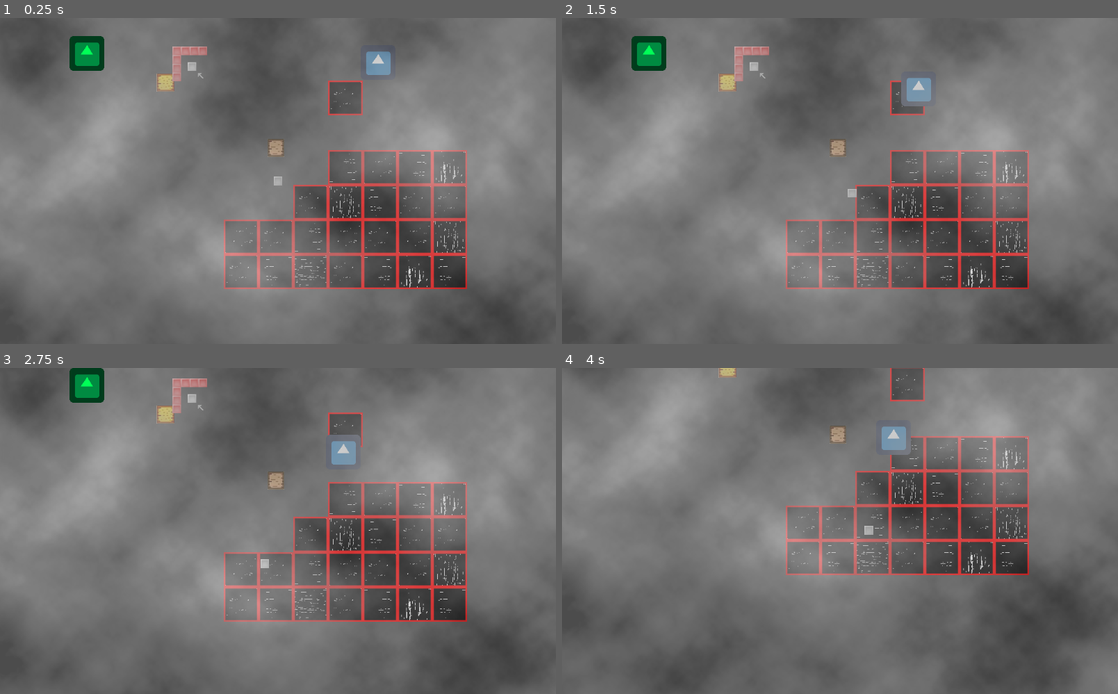
Above: before the commit, frames 1-4 (two rows, left to right).
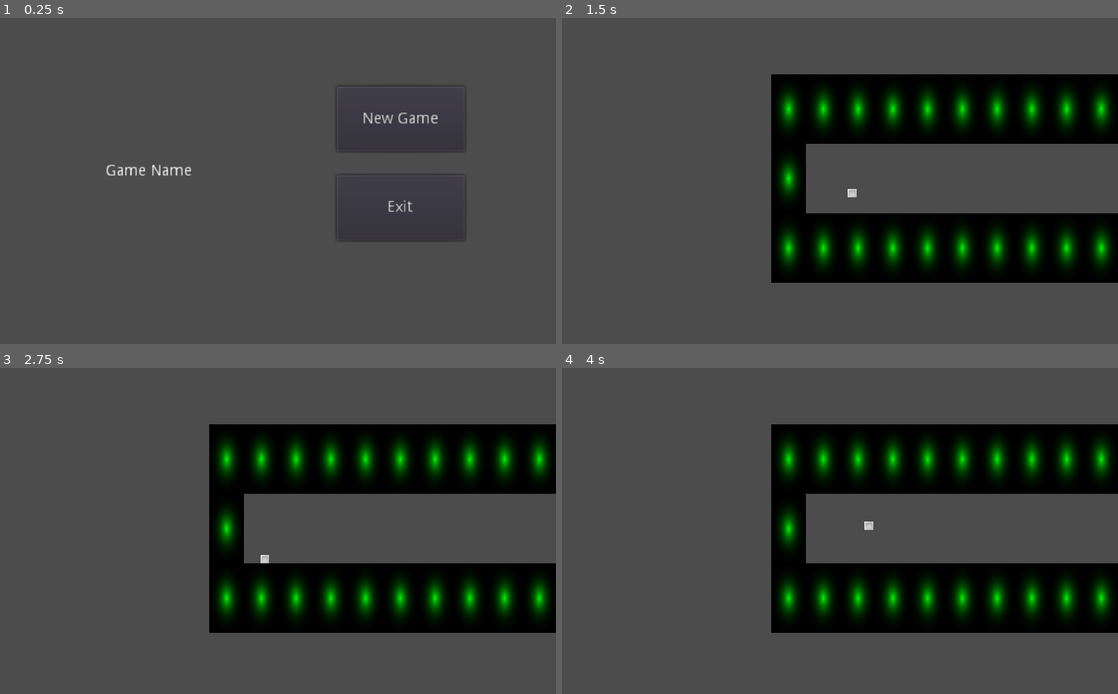
Above: after the commit, the same moments.

Repository: Screen-Punch/intd450
Game: Godot game, scene res://Levels/Main Menu.tscn
The game is run twice, just before and just after one commit, with the same random seed, the same clock (stepped at 60 frames per second) and the same inputs. Before the commit the project starts from res://Scenes/colworld.tscn. The engine's default icon, where the game draws it, is replaced by a stand-in: a white triangle on a blue panel in a dark square.
Inputs (mouse positions are in pixels of both pictures, inside the frame that each line leads up to):
- Up to frame 1 (0.25 s): no input
- Up to frame 2 (1.5 s): click (962, 119) at 0.5 s, where only the run after the commit has a clickable "New Game"; hold Right (move_right) from 1.28 s (still down); hold Down (move_bottom) from 1.28 s (still down)
- Up to frame 3 (2.75 s): release Right (move_right) at 2.03 s; release Down (move_bottom) at 2.03 s; hold Left (move_left) from 2.03 s (still down); tap Down (move_bottom) at 2.1 s
- Up to frame 4 (4 s): release Left (move_left) at 2.78 s; hold Right (move_right) 2.78-3.53 s; hold Down (move_bottom) 2.78-3.53 s; hold Up (move_up) from 3.53 s (still down); tap Down (move_bottom) at 3.6 s

The runs differ from the first frame. In frame 1, 75% of the frame differs, in the area x 0-100%, y 0-100%; in frame 2, 82%; in frame 3, 80%; in frame 4, 76%.
Error before the commit: Parse Error: Parse error: Spaces used before tabs on a line (res://Scripts/Mirror.gd:11)

Commit message:
Nav2D based movement for the monster

Diff:
--- a/Levels/Level1-1.tscn
+++ b/Levels/Level1-1.tscn
@@ -24,7 +24,7 @@
 collision_mask = 1
 occluder_light_mask = 1
 format = 1
-tile_data = PoolIntArray( -131080, 6, 0, -131079, 6, 0, -131 …(212 unchanged characters)… 0, 6, 0, -196599, 6, 0, -196598, 6, 0, -196597, 6, 0, -196596, 6, 0, -196595, 6, 0, -196594, 6, 0, -196593, 6, 0, -8, 6, 0, -65521, 6, 0, 131064, 6, 0, 131065, 6, 0, 131066, 6, 0, 131067, 6, 0, 131068, 6, 0, 131069, 6, 0, 131070, 6, 0, 131071, 6, 0, 65536, 6, 0, 65537, 6, 0, 65538, 6, 0, 65539, 6, 0, 65540, 6, 0, 65541, 6, 0, 65542, 6, 0, 65543, 6, 0, 65544, 6, 0, 65545, 6, 0, 65546, 6, 0, 65547, 6, 0, 65548, 6, 0, 65549, 6, 0, 65550, 6, 0, 65551, 6, 0 )
+tile_data = PoolIntArray( -131080, 6, 0, -131079, 6, 0, -131 …(212 unchanged characters)… 0, 6, 0, -196599, 6, 0, -196598, 6, 0, -8, 6, 0, -65526, 6, 0, 131064, 6, 0, 131065, 6, 0, 131066, 6, 0, 131067, 6, 0, 131068, 6, 0, 131069, 6, 0, 131070, 6, 0, 131071, 6, 0, 65536, 6, 0, 65537, 6, 0, 65538, 6, 0, 65539, 6, 0, 65540, 6, 0, 65541, 6, 0, 65542, 6, 0, 65543, 6, 0, 65544, 6, 0, 65545, 6, 0, 65546, 6, 0 )
 __meta__ = {
 "_edit_lock_": true
 }
@@ -35,7 +35,7 @@
 
 [node name="next_W" parent="." index="2" instance=ExtResource( 3 )]
 
-position = Vector2( 911.919, 18.4797 )
+position = Vector2( 577.266, -4.64673 )
 next_world = "res://Levels/Level1-2.tscn"
 
 [node name="Label" type="Label" parent="." index="3"]
--- a/Levels/Level1-3.tscn
+++ b/Levels/Level1-3.tscn
@@ -1,9 +1,16 @@
-[gd_scene load_steps=5 format=2]
+[gd_scene load_steps=7 format=2]
 
 [ext_resource path="res://Scenes/tileset1.tres" type="TileSet" id=1]
 [ext_resource path="res://Scenes/player.tscn" type="PackedScene" id=2]
 [ext_resource path="res://Scenes/next_W.tscn" type="PackedScene" id=3]
-[ext_resource path="res://Scenes/Monster.tscn" type="PackedScene" id=4]
+[ext_resource path="res://Scenes/Nav2D.tscn" type="PackedScene" id=4]
+[ext_resource path="res://Scenes/Monster.tscn" type="PackedScene" id=5]
+
+[sub_resource type="NavigationPolygon" id=1]
+
+vertices = PoolVector2Array( 364.568, 55.931, -533.282, 55.931, -527.84, -76.0257, 495.164, -70.5842, 495.164, 179.725, 364.568, 181.086, 685.617, 183.807, 689.698, 307.601, -527.84, 310.322, -527.84, 181.086 )
+polygons = [ PoolIntArray( 0, 1, 2, 3 ), PoolIntArray( 0, 3, 4, 5 ), PoolIntArray( 4, 6, 7, 8, 5 ), PoolIntArray( 5, 8, 9 ) ]
+outlines = [ PoolVector2Array( 495.164, -70.5842, 495.164, 179.725, 685.617, 183.807, 689.698, 307.601, -527.84, 310.322, -527.84, 181.086, 364.568, 181.086, 364.568, 55.931, -533.282, 55.931, -527.84, -76.0257 ) ]
 
 [node name="Level1-3" type="Node2D"]
 
@@ -63,6 +70,14 @@
 max_lines_visible = -1
 _sections_unfolded = [ "Rect", "Visibility" ]
 
-[node name="Monster" parent="." index="4" instance=ExtResource( 4 )]
+[node name="Nav2D" parent="." index="4" instance=ExtResource( 4 )]
+
+[node name="NavigationPolygonInstance" type="NavigationPolygonInstance" parent="Nav2D" index="0"]
+
+position = Vector2( 529.043, -502.385 )
+navpoly = SubResource( 1 )
+enabled = true
+
+[node name="Monster" parent="Nav2D" index="1" instance=ExtResource( 5 )]
 
 position = Vector2( 60.1268, -509.408 )
--- a/Levels/Level1-4.tscn
+++ b/Levels/Level1-4.tscn
@@ -1,12 +1,19 @@
-[gd_scene load_steps=6 format=2]
+[gd_scene load_steps=8 format=2]
 
 [ext_resource path="res://Scenes/tileset1.tres" type="TileSet" id=1]
-[ext_resource path="res://Scenes/Monster.tscn" type="PackedScene" id=2]
-[ext_resource path="res://Scenes/player.tscn" type="PackedScene" id=3]
-[ext_resource path="res://Scenes/Mirror.tscn" type="PackedScene" id=4]
-[ext_resource path="res://Scenes/next_W.tscn" type="PackedScene" id=5]
+[ext_resource path="res://Scenes/player.tscn" type="PackedScene" id=2]
+[ext_resource path="res://Scenes/Mirror.tscn" type="PackedScene" id=3]
+[ext_resource path="res://Scenes/next_W.tscn" type="PackedScene" id=4]
+[ext_resource path="res://Scenes/Nav2D.tscn" type="PackedScene" id=5]
+[ext_resource path="res://Scenes/Monster.tscn" type="PackedScene" id=6]
 
-[node name="Level1-4" type="Node2D"]
+[sub_resource type="NavigationPolygon" id=1]
+
+vertices = PoolVector2Array( 192.9, 61.6497, -448.653, 64.9738, -446.437, -62.4505, 320.324, -69.0987, 321.432, 193.506, 642.763, -190.983, 767.971, -192.091, 761.323, 313.174, 643.871, 192.398, 194.008, 316.498, 191.792, 62.7577 )
+polygons = [ PoolIntArray( 0, 1, 2, 3 ), PoolIntArray( 0, 3, 4 ), PoolIntArray( 5, 6, 7, 8 ), PoolIntArray( 8, 7, 9, 4 ), PoolIntArray( 4, 9, 10, 0 ) ]
+outlines = [ PoolVector2Array( -446.437, -62.4505, 320.324, -69.0987, 321.432, 193.506, 643.871, 192.398, 642.763, -190.983, 767.971, -192.091, 761.323, 313.174, 194.008, 316.498, 191.792, 62.7577, 192.9, 61.6497, -448.653, 64.9738 ) ]
+
+[node name="Level1-4" type="Node2D" index="0"]
 
 [node name="TileMap" type="TileMap" parent="." index="0"]
 
@@ -31,15 +38,11 @@
 "_edit_lock_": true
 }
 
-[node name="Monster" parent="." index="1" instance=ExtResource( 2 )]
-
-position = Vector2( -386.781, 7.40253 )
-
-[node name="player" parent="." index="2" instance=ExtResource( 3 )]
+[node name="player" parent="." index="1" instance=ExtResource( 2 )]
 
 position = Vector2( -179.511, 0 )
 
-[node name="Mirror" parent="." index="3" instance=ExtResource( 4 )]
+[node name="Mirror" parent="." index="2" instance=ExtResource( 3 )]
 
 editor/display_folded = true
 position = Vector2( 258.037, -126.936 )
@@ -50,7 +53,7 @@
 position = Vector2( 0.397217, 135 )
 scale = Vector2( 1, 3.26991 )
 
-[node name="Mirror2" parent="." index="4" instance=ExtResource( 4 )]
+[node name="Mirror2" parent="." index="3" instance=ExtResource( 3 )]
 
 editor/display_folded = true
 position = Vector2( 816.055, 256.341 )
@@ -62,12 +65,12 @@
 position = Vector2( 0.397217, 183.387 )
 scale = Vector2( 1, 4.78201 )
 
-[node name="next_W" parent="." index="5" instance=ExtResource( 5 )]
+[node name="next_W" parent="." index="4" instance=ExtResource( 4 )]
 
 position = Vector2( 701.06, -131.162 )
 next_world = "res://Scenes/colworld.tscn"
 
-[node name="Label" type="Label" parent="." index="6"]
+[node name="Label" type="Label" parent="." index="5"]
 
 modulate = Color( 0.546875, 0.893799, 1, 1 )
 anchor_left = 0.0
@@ -93,6 +96,17 @@
 max_lines_visible = -1
 _sections_unfolded = [ "Rect", "Visibility" ]
 
+[node name="Nav2D" parent="." index="6" instance=ExtResource( 5 )]
+
+[node name="Monster" parent="Nav2D" index="0" instance=ExtResource( 6 )]
+
+position = Vector2( -386.781, 7.40253 )
+
+[node name="NavigationPolygonInstance" type="NavigationPolygonInstance" parent="Nav2D" index="1"]
+
+navpoly = SubResource( 1 )
+enabled = true
+
 
 [editable path="Mirror"]
 [editable path="Mirror2"]
--- a/Scenes/Mirror.tscn
+++ b/Scenes/Mirror.tscn
@@ -6,7 +6,7 @@
 [sub_resource type="RectangleShape2D" id=1]
 
 custom_solver_bias = 0.0
-extents = Vector2( 10, 10 )
+extents = Vector2( 32, 32 )
 
 [sub_resource type="RectangleShape2D" id=2]
 
--- /dev/null
+++ b/Scenes/Nav2D.tscn
@@ -0,0 +1,7 @@
+[gd_scene load_steps=2 format=2]
+
+[ext_resource path="res://Scripts/Nav2D.gd" type="Script" id=1]
+
+[node name="Nav2D" type="Navigation2D"]
+
+script = ExtResource( 1 )
--- a/Scenes/colworld.tscn
+++ b/Scenes/colworld.tscn
@@ -13,7 +13,7 @@
 custom_solver_bias = 0.0
 extents = Vector2( 16.2355, 16.2734 )
 
-[node name="colworld" type="Node2D"]
+[node name="colworld" type="Node2D" index="0"]
 
 [node name="TileMap" type="TileMap" parent="." index="0"]
 
--- a/Scripts/Monster.gd
+++ b/Scripts/Monster.gd
@@ -3,19 +3,46 @@
 export (int) var SPEED = 50
 var target
 var velocity
+onready var Nav2D = get_node("../")
+var path
+var timer = 0
 
 func _ready():
 	var targets = get_tree().get_nodes_in_group("Player")
 	for t in targets:
 		target = t
+	path = Nav2D.update_navigation_path(position, target.position)
 
 func _process(delta):
 	if target:
 		velocity = (target.position - position).normalized() * SPEED
-		if (target.position - position).length() > 5:
-			move_and_slide(velocity)
+		var move_dist = SPEED * delta
+		move_along_path(move_dist)
+#		if (target.position - position).length() > 5:
+#			move_and_slide(velocity)
+		timer += 1
+		if timer >= 60:
+			path = Nav2D.update_navigation_path(position, target.position)
+			timer = 0
 
 func findNewTarget():
 	var targets = get_tree().get_nodes_in_group("Player")
 	for t in targets:
 		target = t
+
+# Used Nav2D to move
+func move_along_path(distance):
+	var last_point = position
+	for index in range(path.size()):
+		var distance_between_points = last_point.distance_to(path[0])
+		# the position to move to falls between two points
+		if distance <= distance_between_points and distance >= 0.0:
+			position = last_point.linear_interpolate(path[0], distance / distance_between_points)
+			break
+		# the character reached the end of the path
+		elif distance < 0.0:
+			position = path[0]
+			break
+		distance -= distance_between_points
+		last_point = path[0]
+		path.remove(0)
--- /dev/null
+++ b/Scripts/Nav2D.gd
@@ -0,0 +1,14 @@
+extends Navigation2D
+
+var path = []
+
+func _ready():
+	pass
+
+func update_navigation_path(start, target):
+	path = get_simple_path(start, target, true)
+	path.remove(0)
+	return path
+
+func stuff():
+	pass
--- a/project.godot
+++ b/project.godot
@@ -11,7 +11,7 @@
 [application]
 
 config/name="INT D 450"
-run/main_scene="res://Scenes/colworld.tscn"
+run/main_scene="res://Levels/Main Menu.tscn"
 config/icon="res://icon.png"
 
 [display]
